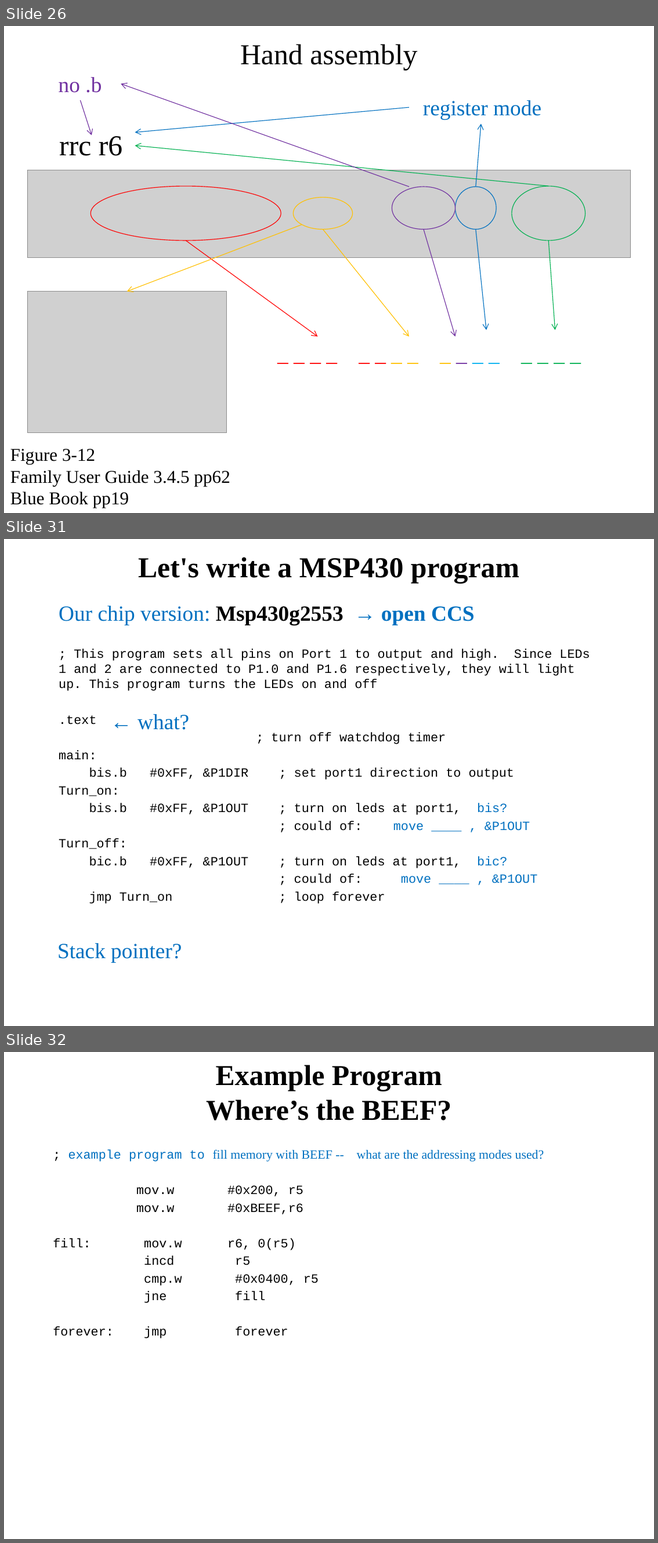
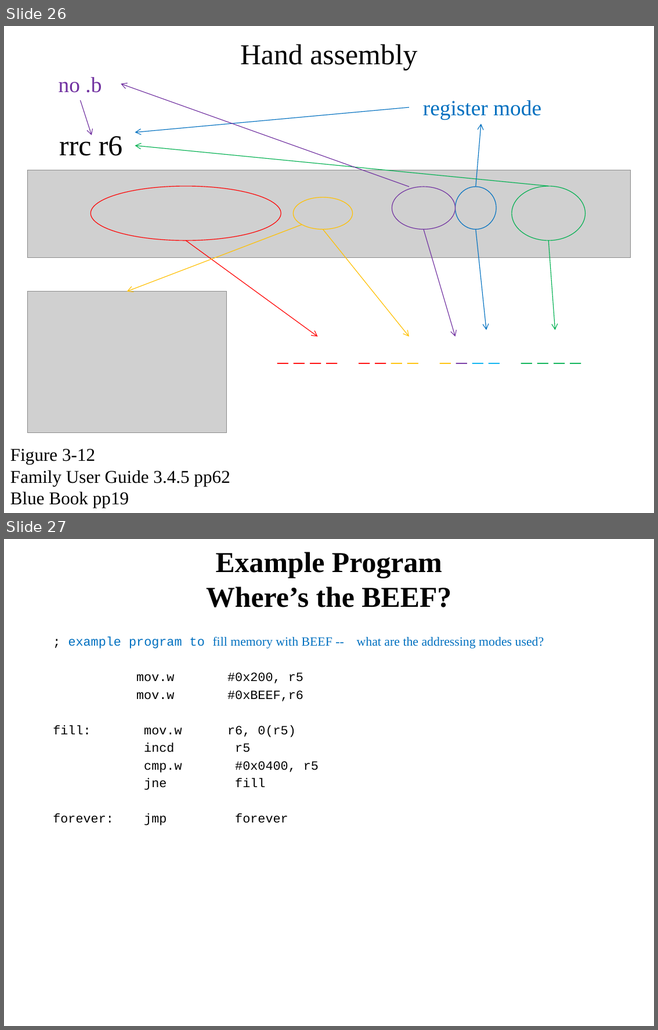
Before and after one commit to pw4rn3r/ECE382, a slide deck: notes/L4/Lsn4.pptx. Shown one above the other, each under a label of ours: slides 26, 31 and 32 before the commit, slides 26 and 27 after it; the slides between them are not shown. The pictures are 658x1543 and 658x1030 pixels, drawn with LibreOffice and Linux fonts; fonts in the diff are those of the drawing; grey boxes stand for pictures. Boxes give left, top, right and bottom in pixels: in the first picture for what was removed or moved away, otherwise in the second. Text is boxed around its words. In the diff, an @@ line names an element or a change of style, - is before the commit and + after.

```diff
--- a/notes/L4/Lsn4.pptx
+++ b/notes/L4/Lsn4.pptx
@@ slide 31 removed at box(4, 539, 654, 1026), background #FFFFFF @@
@@ title removed at box(138, 557, 519, 583) @@
-Let's write a MSP430 program
@@ text removed at box(59, 606, 589, 904) @@
-  Our chip version: Msp430g2553 → open CCS
-; This program sets all pins on Port 1 to output and high. Since LEDs 1 and 2 are connected to P1.0 and P1.6 respectively, they will light up. This program turns the LEDs on and off
-.text
-; turn off watchdog timer
-main:
-bis.b #0xFF, &P1DIR ; set port1 direction to output
-Turn_on:
-bis.b #0xFF, &P1OUT ; turn on leds at port1, bis?
-; could of: move ____ , &P1OUT
-Turn_off:
-bic.b #0xFF, &P1OUT ; turn on leds at port1, bic?
-; could of: move ____ , &P1OUT
-jmp Turn_on ; loop forever
@@ text removed at box(137, 714, 189, 730) @@
-← what?
@@ text removed at box(57, 943, 181, 962) @@
-Stack pointer?
@@ what was slide 32 is now slide 27 @@
```
Also in this commit, not shown: 6 slides changed, 7 other slides removed.
